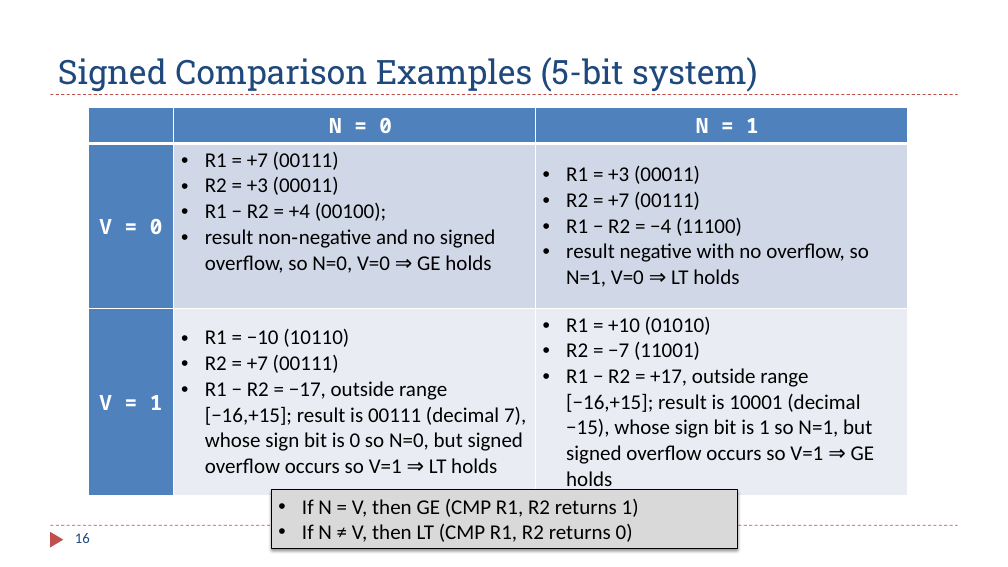
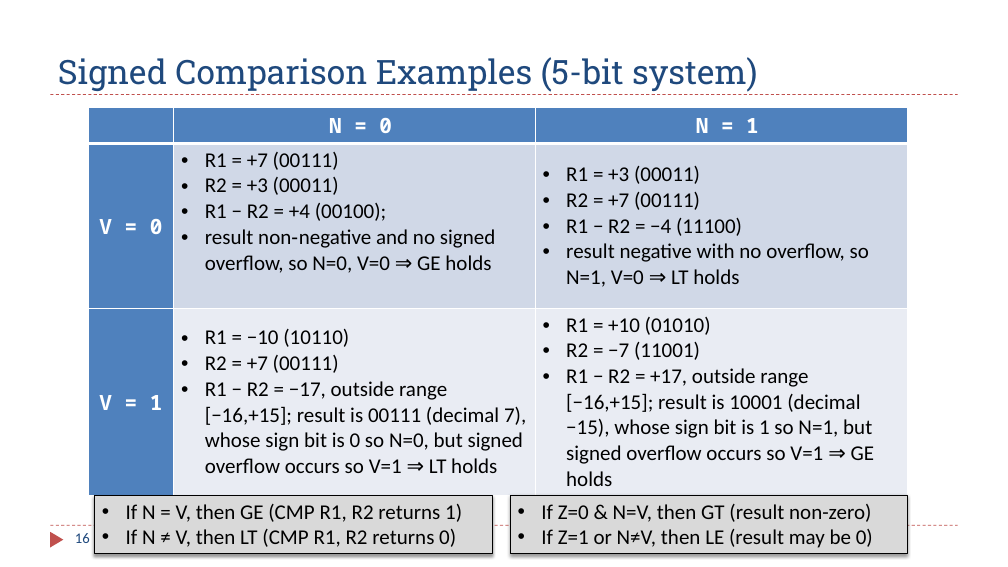
Before and after one commit to guhofstra/CSC111Sp26, a slide deck: slide 16 of PPTs/Ch6_ARM_Control_Flow.pptx. Drawn at 1008x567 pixels with LibreOffice and Linux fonts; fonts in the diff are those of the drawing. Boxes give left, top, right and bottom in pixels: in the first picture for what was removed or moved away, otherwise in the second. Text is boxed around its words. In the diff, an @@ line names an element or a change of style, - is before the commit and + after.

```diff
--- a/PPTs/Ch6_ARM_Control_Flow.pptx
+++ b/PPTs/Ch6_ARM_Control_Flow.pptx
@@ rectangle "If N = V, then ..." resized from (x1=271, y1=490, x2=737, y2=548) to (x1=95, y1=495, x2=492, y2=554) @@
@@ rectangle added at (x1=510, y1=495, x2=907, y2=554), fill #D9D9D9, outline #000000 0.75 pt, 20 pt, text #000000 @@
+• If Z=0 & N=V, then GT (result non-zero)
+• If Z=1 or N≠V, then LE (result may be 0)
```
Also in this commit, not shown: 11 other slides changed, 1 slide added, 1 other file.
